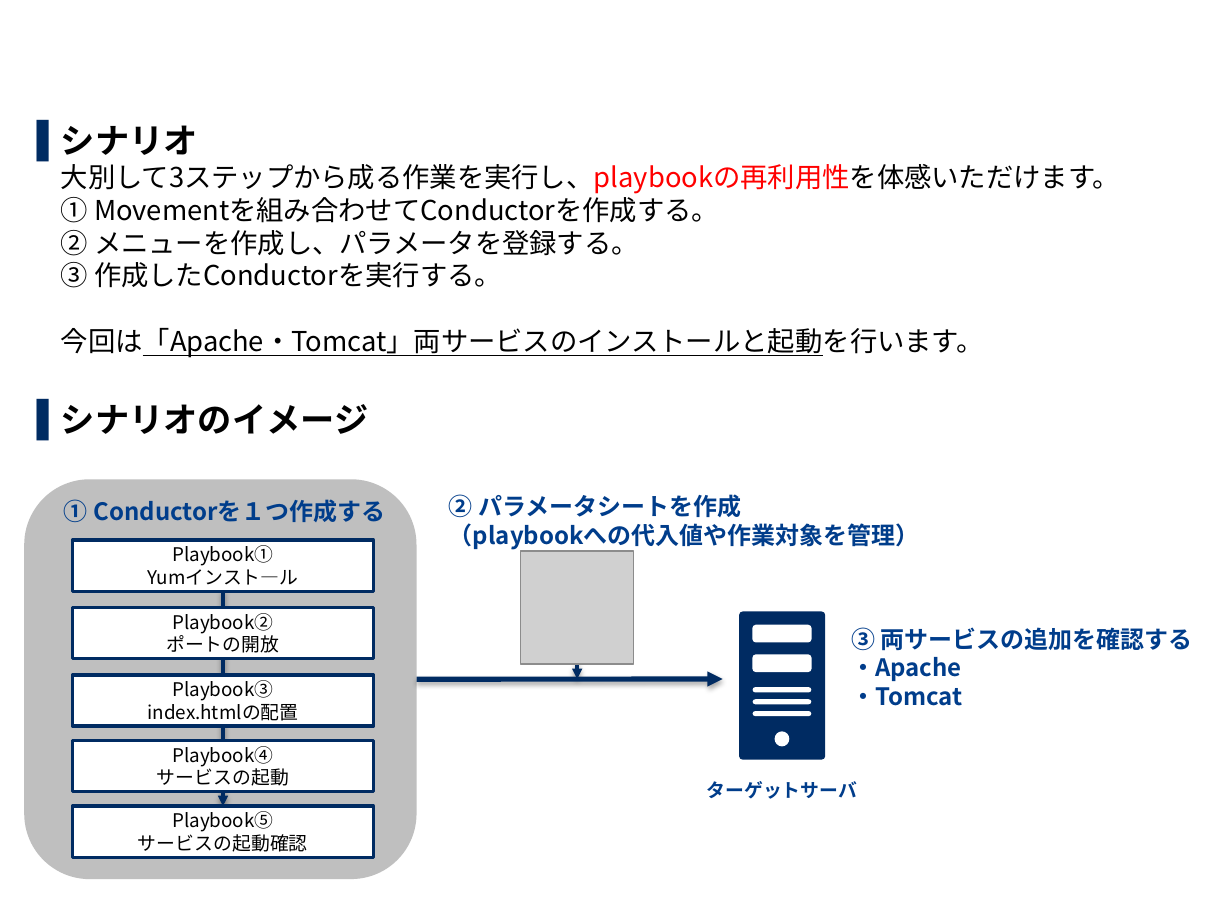
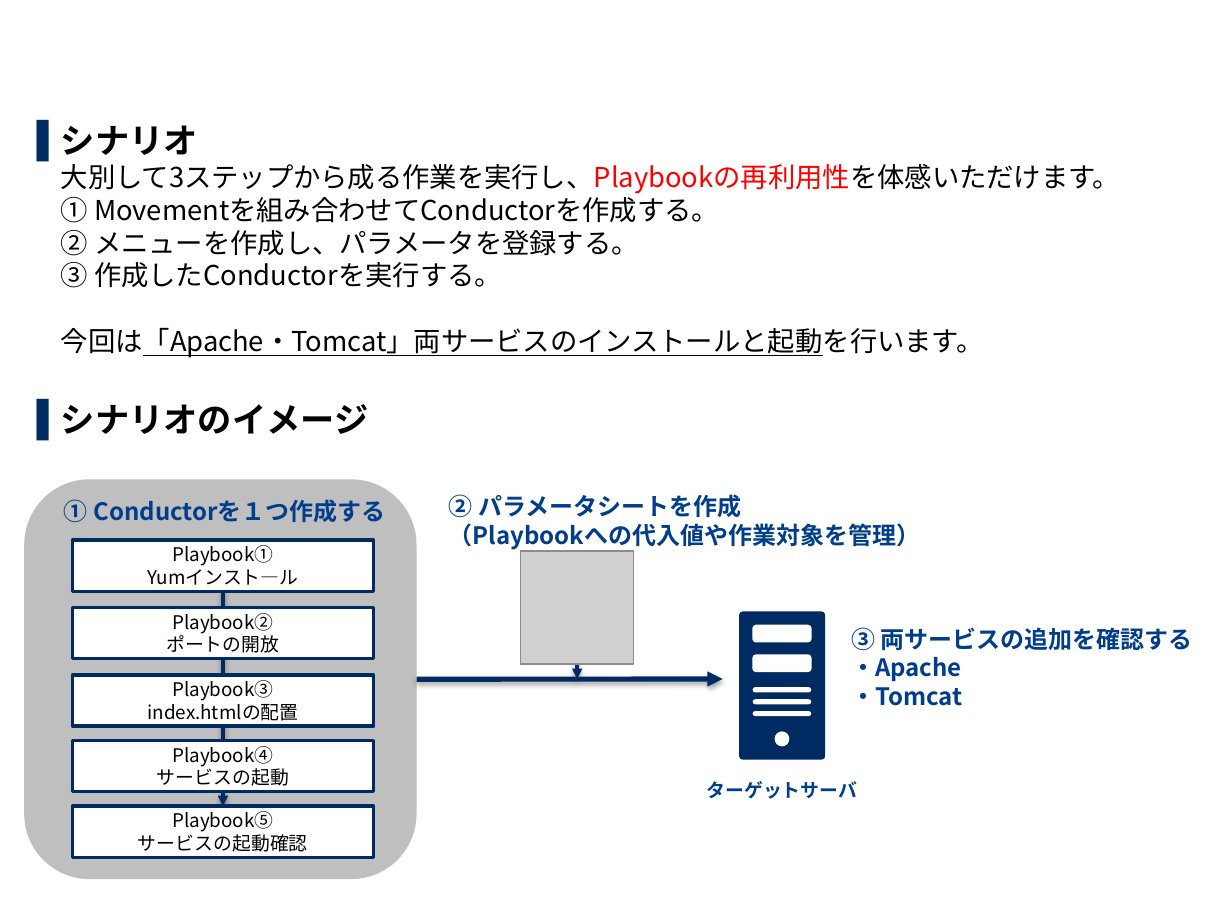
Before and after one commit to exastro-suite/it-automation-docs, a slide deck: slide 6 of asset/Learn_ja/ITA-Ansible-Driver_ja_practice.pptx. Drawn at 1232x924 pixels with LibreOffice and Linux fonts; fonts in the diff are those of the drawing; grey boxes stand for pictures; background and template pictures are left out. Boxes give left, top, right and bottom in pixels: in the first picture for what was removed or moved away, otherwise in the second. Text is boxed around its words. In the diff, an @@ line names an element or a change of style, - is before the commit and + after.

```diff
--- a/asset/Learn_ja/ITA-Ansible-Driver_ja_practice.pptx
+++ b/asset/Learn_ja/ITA-Ansible-Driver_ja_practice.pptx
@@ text at bbox=[61, 125, 1121, 358]: text changed @@
-▌ シナリオ
-  大別して3ステップから成る作業を実行し、playbookの再利用性を体感いただけます。
-  ① Movementを組み合わせてConductorを作成する。
-  ② メニューを作成し、パラメータを登録する。
-  ③ 作成したConductorを実行する。
-  今回は「Apache・Tomcat」両サービスのインストールと起動を行います。
+▌ シナリオ
+  大別して3ステップから成る作業を実行し、Playbookの再利用性を体感いただけます。
+  ① Movementを組み合わせてConductorを作成する。
+  ② メニューを作成し、パラメータを登録する。
+  ③ 作成したConductorを実行する。
+  今回は「Apache・Tomcat」両サービスのインストールと起動を行います。
@@ text at bbox=[449, 494, 921, 550]: text changed @@
-② パラメータシートを作成
-（playbookへの代入値や作業対象を管理）
+② パラメータシートを作成
+（Playbookへの代入値や作業対象を管理）
```
Also in this commit, not shown: 27 other slides changed, 1 other file.
